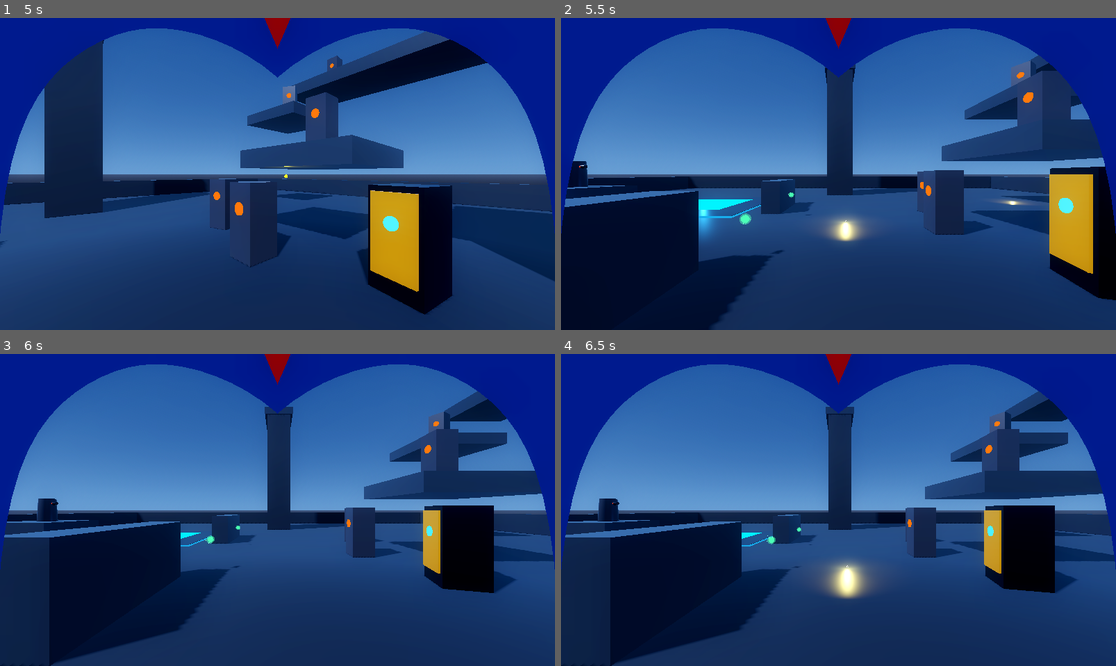
Above: before the commit, frames 1-4 (two rows, left to right).
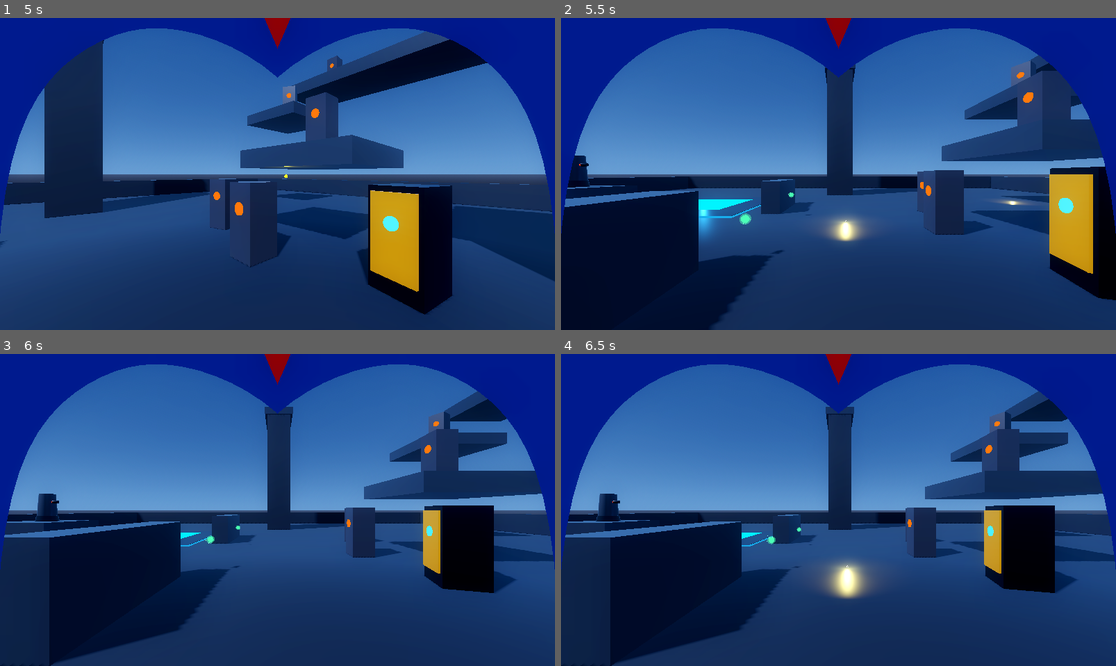
Above: after the commit, the same moments.

Repository: b6-stack/mega-man-x-remade
Game: Godot game, scene res://scenes/test_arena.tscn
Same seed, same stepped clock (60 frames per second), same inputs: the game is played once before the commit and once after it.
Inputs (mouse positions are in pixels of both pictures, inside the frame that each line leads up to):
- Up to frame 1 (5 s): tap Enter (ui_accept) at 0.5, 0.77, 1.07, 3.77, 4.07 s; move the mouse to (399, 158) at 0.52 s; hold D 0.53-1.25 s; hold Space 0.53-1.25 s; click (399, 158) at 0.67 s; drag from (166, 189) to (249, 236) at 1.27 s; move the mouse to (333, 105) at 2.02 s; hold D 2.03-2.75 s; hold Q 2.03-2.75 s; drag from (249, 236) to (111, 127) at 2.77 s; move the mouse to (444, 220) at 3.52 s; hold A 3.53-4.25 s; hold Space 3.53-4.25 s; drag from (111, 127) to (194, 96) at 4.27 s
- Up to frame 2 (5.5 s): move the mouse to (866, 174) at 5.02 s; hold S from 5.03 s (still down); hold Q from 5.03 s (still down); click (866, 174) at 5.17 s
- Up to frame 3 (6 s): release S at 5.75 s; release Q at 5.75 s; drag from (194, 432) to (166, 525) at 5.77 s
- Up to frame 4 (6.5 s): no input

Frame 1 is identical in both runs. In frame 2, less than 0.1% of the frame differs, in the area x 2-11%, y 44-55%; in frame 3, less than 0.1%, in the area x 6-16%, y 44-54%; in frame 4, less than 0.1%.

Commit message:
fix(combat): add dedicated turret aiming head and continuous trigger pad verification to guarantee dummy aims and fires at player in the square

Diff:
--- a/scenes/shooting_target_dummy.tscn
+++ b/scenes/shooting_target_dummy.tscn
@@ -6,16 +6,27 @@
 height = 1.8
 radius = 0.45
 
+[sub_resource type="StandardMaterial3D" id="StandardMaterial3D_pedestal"]
+albedo_color = Color(0.12, 0.14, 0.18, 1)
+metallic = 0.85
+roughness = 0.3
+
+[sub_resource type="CylinderMesh" id="CylinderMesh_pedestal"]
+material = SubResource("StandardMaterial3D_pedestal")
+top_radius = 0.46
+bottom_radius = 0.52
+height = 0.35
+
 [sub_resource type="StandardMaterial3D" id="StandardMaterial3D_turret_body"]
-albedo_color = Color(0.2, 0.22, 0.28, 1)
+albedo_color = Color(0.22, 0.26, 0.32, 1)
 metallic = 0.8
 roughness = 0.35
 
 [sub_resource type="CylinderMesh" id="CylinderMesh_body"]
 material = SubResource("StandardMaterial3D_turret_body")
-top_radius = 0.38
-bottom_radius = 0.45
-height = 1.4
+top_radius = 0.36
+bottom_radius = 0.44
+height = 1.35
 
 [sub_resource type="StandardMaterial3D" id="StandardMaterial3D_eye"]
 resource_local_to_scene = true
@@ -31,15 +42,15 @@
 height = 0.18
 
 [sub_resource type="StandardMaterial3D" id="StandardMaterial3D_cannon_barrel"]
-albedo_color = Color(0.12, 0.14, 0.18, 1)
-metallic = 0.9
+albedo_color = Color(0.1, 0.12, 0.15, 1)
+metallic = 0.95
 roughness = 0.2
 
 [sub_resource type="CylinderMesh" id="CylinderMesh_barrel"]
 material = SubResource("StandardMaterial3D_cannon_barrel")
-top_radius = 0.09
-bottom_radius = 0.12
-height = 0.3
+top_radius = 0.08
+bottom_radius = 0.11
+height = 0.35
 
 [node name="ShootingTargetDummy" type="StaticBody3D"]
 collision_layer = 1
@@ -50,17 +61,24 @@
 transform = Transform3D(1, 0, 0, 0, 1, 0, 0, 0, 1, 0, 0.9, 0)
 shape = SubResource("CylinderShape3D_dummy")
 
-[node name="MeshInstance3D" type="MeshInstance3D" parent="."]
-transform = Transform3D(1, 0, 0, 0, 1, 0, 0, 0, 1, 0, 0.7, 0)
+[node name="PedestalMesh" type="MeshInstance3D" parent="."]
+transform = Transform3D(1, 0, 0, 0, 1, 0, 0, 0, 1, 0, 0.175, 0)
+mesh = SubResource("CylinderMesh_pedestal")
+
+[node name="TurretHead" type="Node3D" parent="."]
+transform = Transform3D(1, 0, 0, 0, 1, 0, 0, 0, 1, 0, 0.35, 0)
+
+[node name="MeshInstance3D" type="MeshInstance3D" parent="TurretHead"]
+transform = Transform3D(1, 0, 0, 0, 1, 0, 0, 0, 1, 0, 0.675, 0)
 mesh = SubResource("CylinderMesh_body")
 
-[node name="CannonEye" type="MeshInstance3D" parent="."]
-transform = Transform3D(1, 0, 0, 0, 1, 0, 0, 0, 1, 0, 1.1, -0.32)
+[node name="CannonEye" type="MeshInstance3D" parent="TurretHead"]
+transform = Transform3D(1, 0, 0, 0, 1, 0, 0, 0, 1, 0, 0.85, -0.32)
 mesh = SubResource("SphereMesh_eye")
 
-[node name="Barrel" type="MeshInstance3D" parent="."]
-transform = Transform3D(1, 0, 0, 0, -4.37114e-08, 1, 0, -1, -4.37114e-08, 0, 1.1, -0.42)
+[node name="Barrel" type="MeshInstance3D" parent="TurretHead"]
+transform = Transform3D(1, 0, 0, 0, -4.37114e-08, 1, 0, -1, -4.37114e-08, 0, 0.85, -0.48)
 mesh = SubResource("CylinderMesh_barrel")
 
-[node name="Muzzle" type="Marker3D" parent="."]
-transform = Transform3D(1, 0, 0, 0, 1, 0, 0, 0, 1, 0, 1.1, -0.62)
+[node name="Muzzle" type="Marker3D" parent="TurretHead"]
+transform = Transform3D(1, 0, 0, 0, 1, 0, 0, 0, 1, 0, 0.85, -0.72)
--- a/scripts/combat_trigger_pad.gd
+++ b/scripts/combat_trigger_pad.gd
@@ -17,8 +17,22 @@
 	body_exited.connect(_on_body_exited)
 	_update_pad_visuals()
 
-func _process(delta: float) -> void:
+func _physics_process(delta: float) -> void:
 	_time_passed += delta
+
+	# Continuous verification of player presence inside the trigger pad
+	var player_inside := false
+	for b in get_overlapping_bodies():
+		if b is VRPlayer or (b.get_parent() and b.get_parent() is VRPlayer):
+			player_inside = true
+			break
+
+	if is_active != player_inside:
+		is_active = player_inside
+		if linked_dummy and is_instance_valid(linked_dummy):
+			linked_dummy.set_triggered(is_active)
+		_update_pad_visuals()
+
 	if is_active:
 		var pulse: float = sin(_time_passed * 6.0) * 0.5 + 0.5
 		if border_mesh and border_mesh.material_override is StandardMaterial3D:
@@ -28,17 +42,16 @@
 
 func _on_body_entered(body: Node3D) -> void:
 	if body is VRPlayer or (body.get_parent() and body.get_parent() is VRPlayer):
-		is_active = true
-		if linked_dummy:
-			linked_dummy.set_triggered(true)
-		_update_pad_visuals()
+		if not is_active:
+			is_active = true
+			if linked_dummy and is_instance_valid(linked_dummy):
+				linked_dummy.set_triggered(true)
+			_update_pad_visuals()
 
 func _on_body_exited(body: Node3D) -> void:
 	if body is VRPlayer or (body.get_parent() and body.get_parent() is VRPlayer):
-		is_active = false
-		if linked_dummy:
-			linked_dummy.set_triggered(false)
-		_update_pad_visuals()
+		# Re-verify in next physics tick
+		pass
 
 func _update_pad_visuals() -> void:
 	var active_col: Color = pad_color_active if is_active else pad_color_inactive
--- a/scripts/projectiles/tracking_missile.gd
+++ b/scripts/projectiles/tracking_missile.gd
@@ -2,7 +2,7 @@
 class_name TrackingMissile
 
 @export var speed: float = 7.5
-@export var turn_speed: float = 2.8
+@export var turn_speed: float = 3.0
 @export var damage: int = 1
 @export var lifetime: float = 6.0
 @export var max_health: float = 1.0
@@ -23,9 +23,13 @@
 
 func _find_player() -> void:
 	if get_tree().current_scene:
-		_target_player = get_tree().current_scene.find_child("XRCamera3D", true, false) as Node3D
-		if not _target_player:
-			_target_player = get_tree().current_scene.find_child("VRPlayer", true, false) as Node3D
+		var cam := get_tree().current_scene.find_child("XRCamera3D", true, false) as Node3D
+		if cam and is_instance_valid(cam):
+			_target_player = cam
+			return
+		var p := get_tree().current_scene.find_child("VRPlayer", true, false) as Node3D
+		if p and is_instance_valid(p):
+			_target_player = p
 
 func _physics_process(delta: float) -> void:
 	if _is_destroyed:
@@ -39,6 +43,9 @@
 
 	if _target_player and is_instance_valid(_target_player):
 		var target_pos := _target_player.global_position
+		if _target_player is VRPlayer or _target_player.name == "VRPlayer":
+			target_pos.y += 1.1
+
 		var to_target := (target_pos - global_position).normalized()
 		var current_forward := -global_transform.basis.z
 
@@ -51,7 +58,6 @@
 
 	global_position += -global_transform.basis.z * speed * delta
 
-	# Missile axial spin on Z
 	if mesh_root:
 		mesh_root.rotate_z(delta * 12.0)
 
--- a/scripts/shooting_target_dummy.gd
+++ b/scripts/shooting_target_dummy.gd
@@ -10,31 +10,33 @@
 const TRACKING_MISSILE_SCENE: PackedScene = preload("res://scenes/projectiles/tracking_missile.tscn")
 
 @export var weapon_type: WeaponType = WeaponType.ENERGY_BALL
-@export var fire_interval: float = 1.8
+@export var fire_interval: float = 1.6
 @export var max_health: float = 8.0
 @export var respawn_time: float = 4.0
 
-@onready var mesh_instance: MeshInstance3D = $MeshInstance3D
-@onready var cannon_eye: MeshInstance3D = $CannonEye
-@onready var muzzle: Marker3D = $Muzzle
+@onready var turret_head: Node3D = $TurretHead
+@onready var mesh_instance: MeshInstance3D = $TurretHead/MeshInstance3D
+@onready var cannon_eye: MeshInstance3D = $TurretHead/CannonEye
+@onready var muzzle: Marker3D = $TurretHead/Muzzle
 @onready var collision_shape: CollisionShape3D = $CollisionShape3D
 
 var current_health: float = 8.0
 var is_triggered: bool = false
 var is_enemy: bool = true
-var _fire_timer: float = 0.4
+var _fire_timer: float = 0.35
 var _is_destroyed: bool = false
 var _respawn_timer: float = 0.0
 var _flash_timer: float = 0.0
 
 func _ready() -> void:
 	current_health = max_health
-	_fire_timer = 0.4
+	_fire_timer = 0.35
 
 func set_triggered(active: bool) -> void:
 	is_triggered = active
 	if active:
-		_fire_timer = 0.4
+		# Rapid first shot when entering the square
+		_fire_timer = 0.35
 
 func _process(delta: float) -> void:
 	if _flash_timer > 0.0:
@@ -51,17 +53,22 @@
 	if not is_triggered:
 		return
 
-	# Aim forward (-Z) directly at the player camera
-	var player_cam := _get_player_node()
-	if player_cam:
-		var target_aim_pos := player_cam.global_position
-		target_aim_pos.y = clampf(target_aim_pos.y, 0.5, 2.5)
-		look_at(target_aim_pos, Vector3.UP)
+	# Aim turret head directly at the player
+	var player_node := _get_player_node()
+	if player_node and turret_head:
+		var target_aim_pos := player_node.global_position
+		# If targeting VRPlayer root, offset to chest height
+		if player_node is VRPlayer or player_node.name == "VRPlayer":
+			target_aim_pos.y += 1.2
 
-	# Firing sequence
+		var to_target := target_aim_pos - turret_head.global_position
+		if to_target.length_squared() > 0.01:
+			turret_head.look_at(target_aim_pos, Vector3.UP)
+
+	# Firing timer
 	_fire_timer -= delta
-	if _fire_timer <= 0.35 and _fire_timer > 0.0:
-		# Muzzle charge pre-flash alert
+	if _fire_timer <= 0.30 and _fire_timer > 0.0:
+		# Muzzle charge pre-flash
 		if cannon_eye and cannon_eye.material_override is StandardMaterial3D:
 			cannon_eye.material_override.emission_energy_multiplier = 14.0
 
@@ -74,9 +81,11 @@
 func _get_player_node() -> Node3D:
 	if get_tree().current_scene:
 		var cam := get_tree().current_scene.find_child("XRCamera3D", true, false) as Node3D
-		if cam: return cam
+		if cam and is_instance_valid(cam):
+			return cam
 		var p := get_tree().current_scene.find_child("VRPlayer", true, false) as Node3D
-		if p: return p
+		if p and is_instance_valid(p):
+			return p
 	return null
 
 func _fire_weapon() -> void:
@@ -90,6 +99,8 @@
 
 	if muzzle:
 		proj.global_transform = muzzle.global_transform
+	elif turret_head:
+		proj.global_transform = turret_head.global_transform
 	else:
 		proj.global_transform = global_transform
 
Not shown: 1 places in scenes/shooting_target_dummy.tscn that only renumber resources
